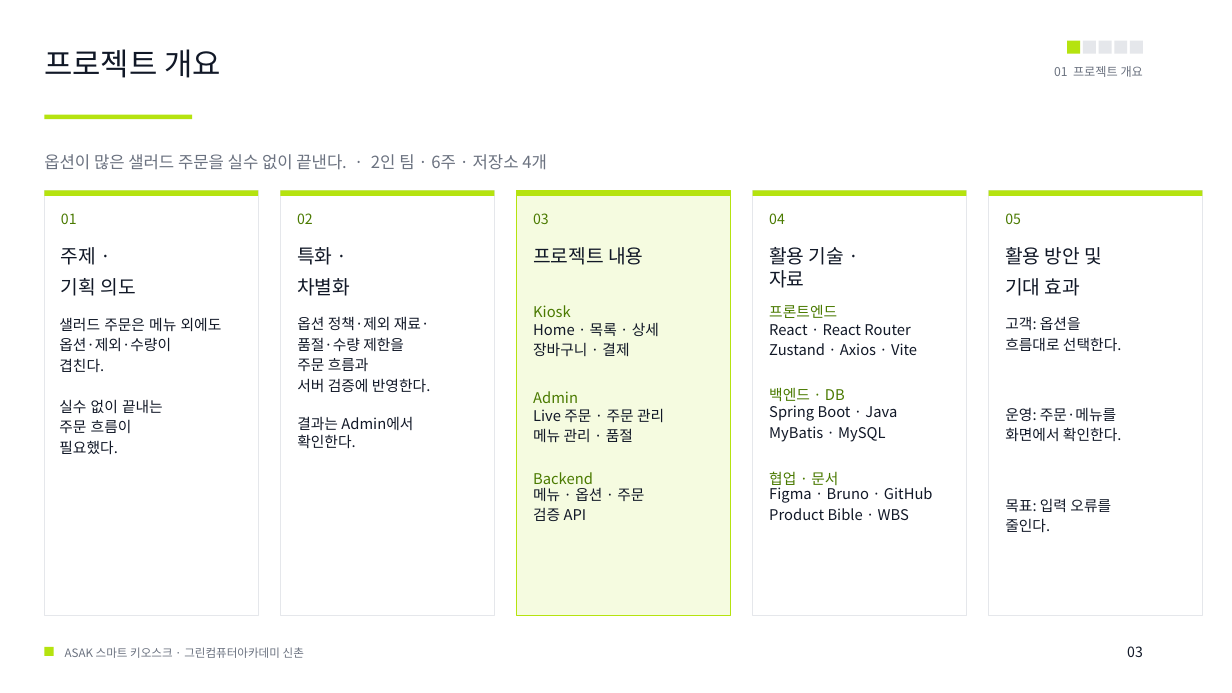
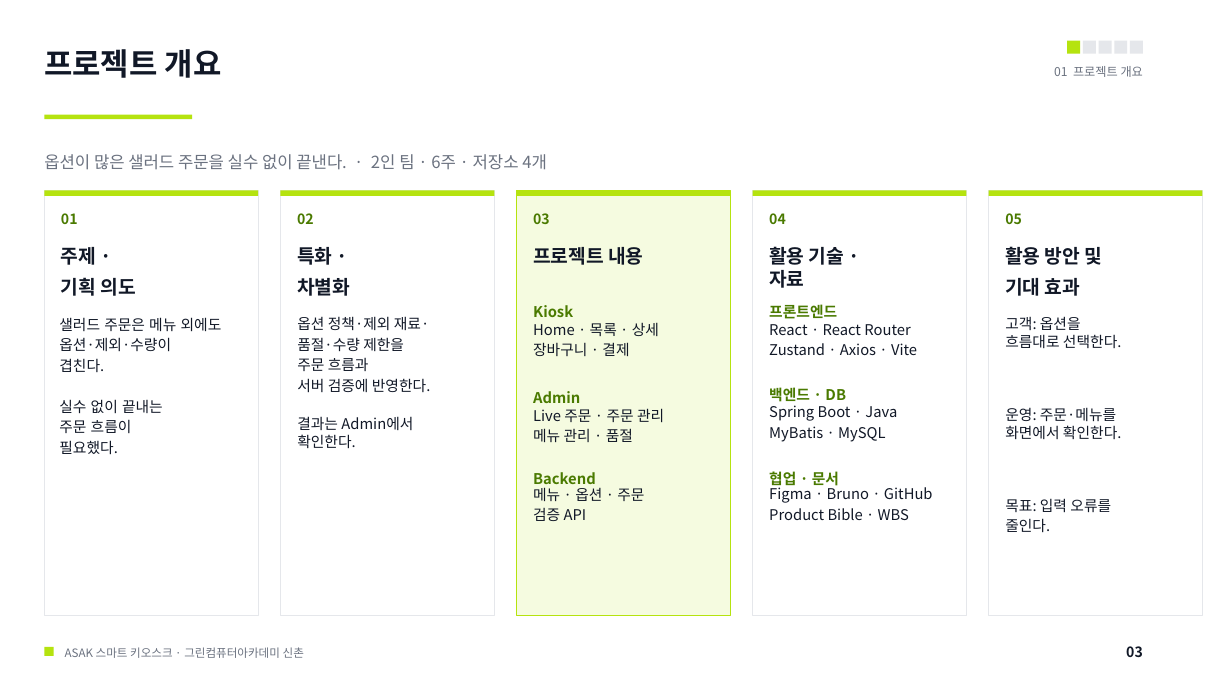
Before and after one commit to hagenie128/ASAK, a slide deck: slide 3 of docs/00_presentation/00_ppt/ASAK_샐러드_스마트키오스크.pptx. Drawn at 1232x693 pixels with LibreOffice and Linux fonts; fonts in the diff are those of the drawing. Boxes give left, top, right and bottom in pixels: in the first picture for what was removed or moved away, otherwise in the second. Text is boxed around its words. In the diff, an @@ line names an element or a change of style, - is before the commit and + after.

```diff
--- a/docs/00_presentation/00_ppt/ASAK_샐러드_스마트키오스크.pptx
+++ b/docs/00_presentation/00_ppt/ASAK_샐러드_스마트키오스크.pptx
@@ bold on in 18 elements at [44,49,222,78], [1126,646,1143,657], [61,213,78,224], [61,247,136,296], [297,213,314,224], [297,247,350,296], [533,213,550,224], [533,247,643,265], [533,305,573,317], [533,391,580,403], [533,472,596,488], [769,213,786,224], [769,246,844,288], [769,304,837,319], [769,387,846,402], [769,471,839,488], [1005,213,1022,224], [1005,246,1103,296] @@
@@ text at [1005,334,1122,348]: line spacing 16pt to 1 @@
@@ text at [1005,425,1122,439]: line spacing 16pt to 1 @@
```
Also in this commit, not shown: 20 other slides changed, 1 other file.
